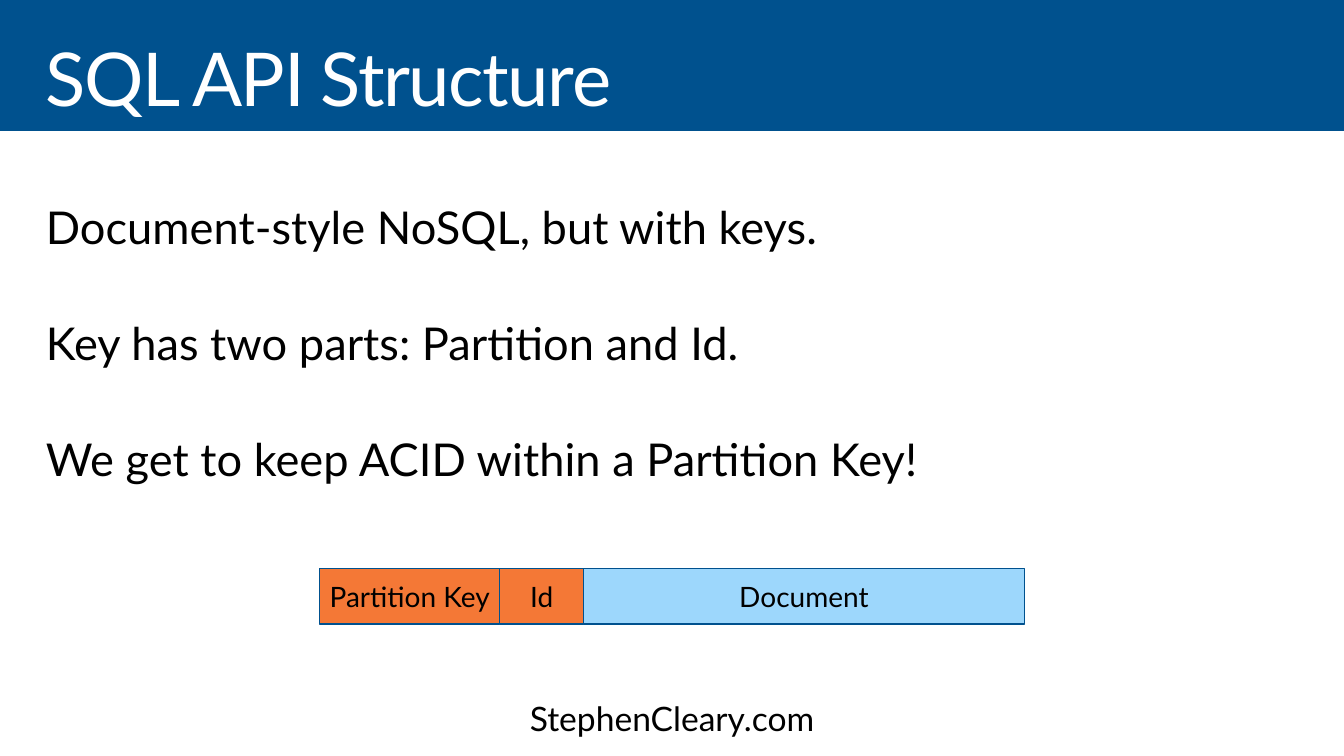
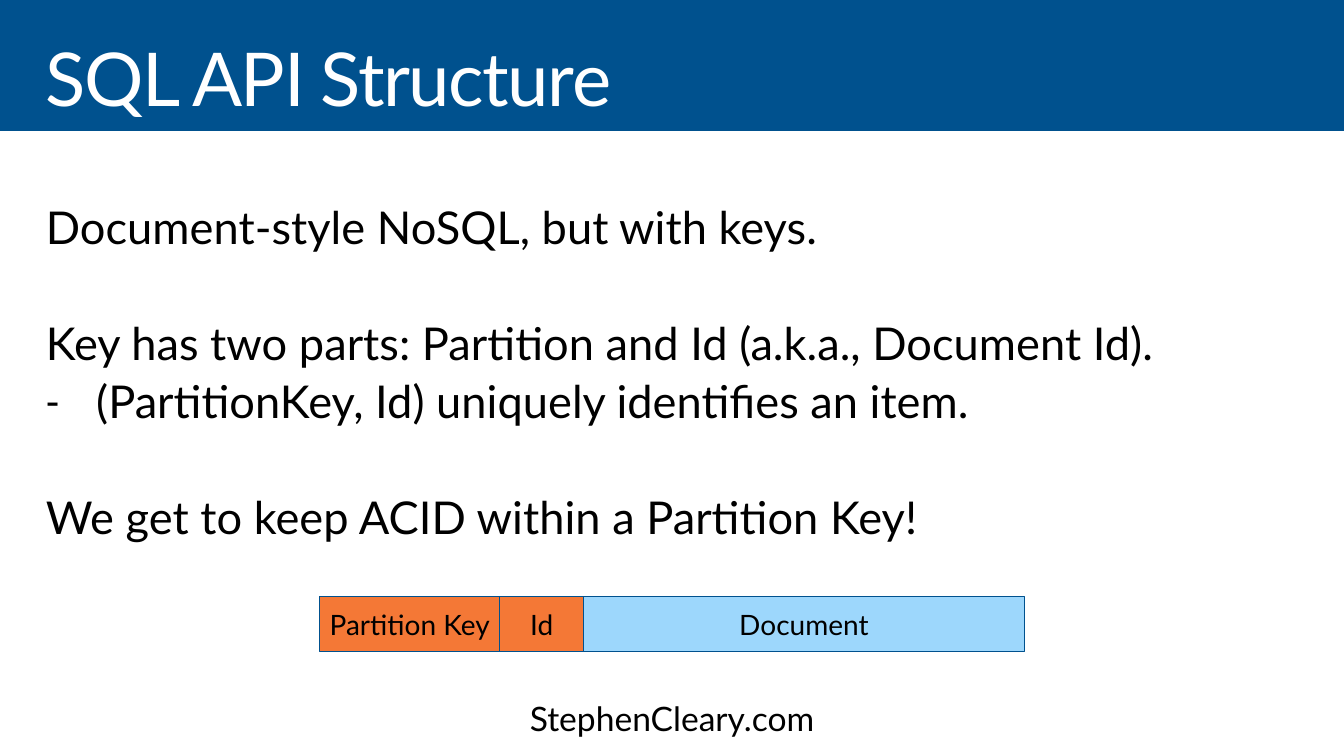
Before and after one commit to StephenCleary/Presentations, a slide deck: slide 12 of CosmosDB/CosmosDB - 16.9.pptx (slide 11 before the commit). Drawn at 1344x756 pixels with LibreOffice and Linux fonts; fonts in the diff are those of the drawing. Boxes give left, top, right and bottom in pixels: in the first picture for what was removed or moved away, otherwise in the second. Text is boxed around its words. In the diff, an @@ line names an element or a change of style, - is before the commit and + after.

```diff
--- a/CosmosDB/CosmosDB - 16.9.pptx
+++ b/CosmosDB/CosmosDB - 16.9.pptx
@@ text at (46,325,1153,426): text changed @@
-Key has two parts: Partition and Id.
+Key has two parts: Partition and Id (a.k.a., Document Id).
+– (PartitionKey, Id) uniquely identifies an item.
@@ 3 rectangles: place and size @@
-3 rectangles at (320,569,1024,624)
+3 rectangles at (320,597,1024,652)
```
Also in this commit, not shown: 23 other slides changed, 3 slides added, 5 other files.
